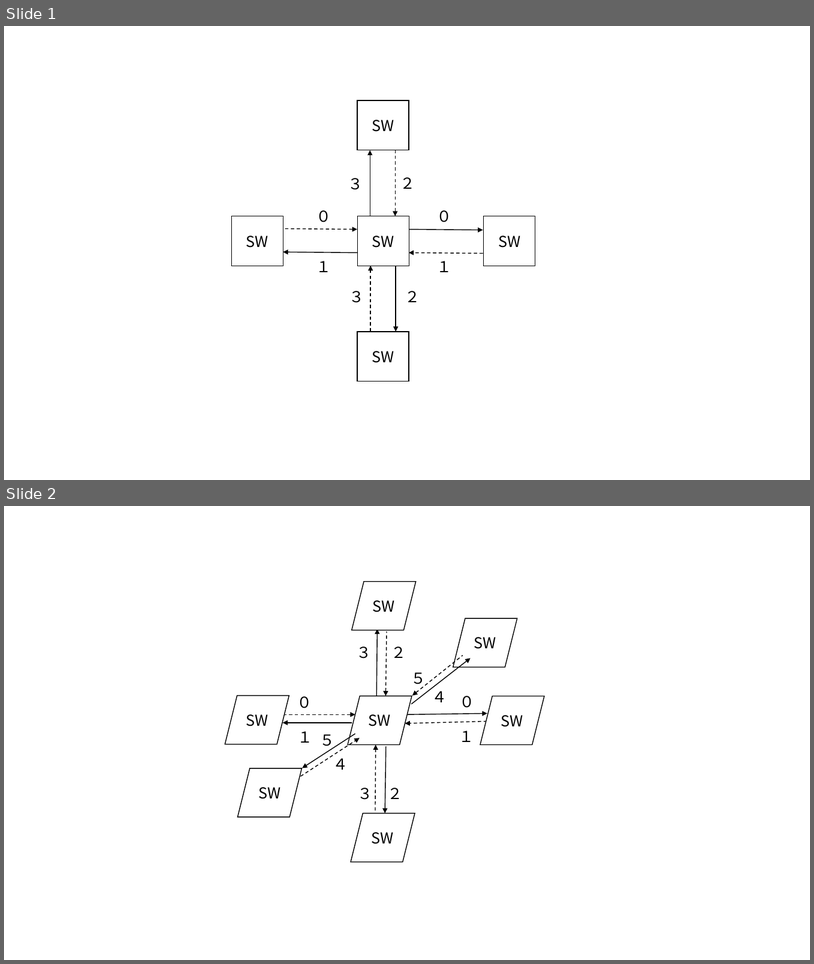
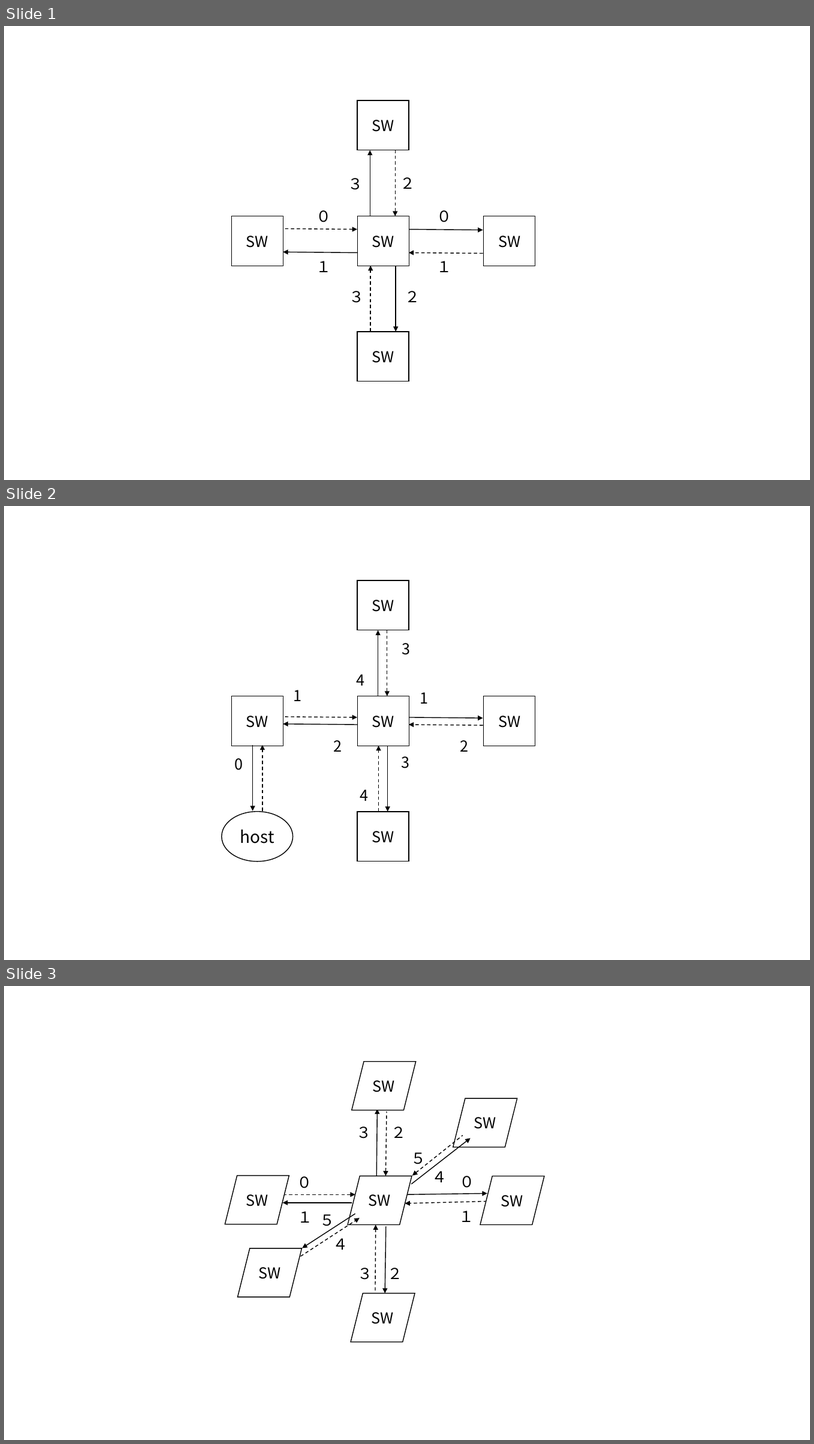
Before and after one commit to smallcat9603/traffic-pattern, a slide deck: fig/sw.pptx. Shown one above the other, each under a label of ours: slides 1 and 2 before the commit, slides 1, 2 and 3 after it. The pictures are 814x964 and 814x1444 pixels, drawn with LibreOffice and Linux fonts; fonts in the diff are those of the drawing. Boxes give left, top, right and bottom in pixels: in the first picture for what was removed or moved away, otherwise in the second. Text is boxed around its words. In the diff, an @@ line names an element or a change of style, - is before the commit and + after.

```diff
--- a/fig/sw.pptx
+++ b/fig/sw.pptx
@@ slide 2 added at (4,506,810,960), background #FFFFFF @@
@@ rectangle added at (357,580,409,630), outline #000000 1 pt, 18 pt, text #000000 @@
+SW
@@ arrow added from (378, 696) to (378, 630), #000000 1 pt @@
@@ arrow added from (387, 630) to (387, 696), #000000 1 pt dashed @@
@@ text added at (402,643,411,655), 18 pt, text #000000 @@
+3
@@ text added at (356,674,365,685), 18 pt, text #000000 @@
+4
@@ rectangle added at (231,696,283,745), outline #000000 1 pt, 18 pt, text #000000 @@
+SW
@@ text added at (294,690,302,701), 18 pt, text #000000 @@
+1
@@ rectangle added at (358,696,410,745), outline #000000 1 pt, 18 pt, text #000000 @@
+SW
@@ text added at (420,692,428,703), 18 pt, text #000000 @@
+1
@@ rectangle added at (484,696,535,745), outline #000000 1 pt, 18 pt, text #000000 @@
+SW
@@ arrow added from (284, 717) to (357, 717), #000000 1 pt dashed @@
@@ arrow added from (410, 717) to (483, 718), #000000 1 pt @@
@@ arrow added from (357, 724) to (284, 724), #000000 1 pt @@
@@ arrow added from (483, 725) to (410, 724), #000000 1 pt dashed @@
@@ arrow added from (252, 745) to (252, 811), #000000 1 pt @@
@@ arrow added from (263, 811) to (263, 745), #000000 1 pt dashed @@
@@ text added at (334,740,342,751), 18 pt, text #000000 @@
+2
@@ arrow added from (379, 811) to (379, 745), #000000 1 pt dashed @@
@@ arrow added from (388, 745) to (388, 811), #000000 1 pt @@
@@ text added at (401,756,410,768), 18 pt, text #000000 @@
+3
@@ text added at (460,740,468,751), 18 pt, text #000000 @@
+2
@@ text added at (234,758,243,770), 18 pt, text #000000 @@
+0
@@ text added at (360,789,369,801), 18 pt, text #000000 @@
+4
@@ ellipse added at (222,811,293,861), outline #000000 1 pt, 20 pt, text #000000 @@
+host
@@ rectangle added at (357,811,409,861), outline #000000 1 pt, 18 pt, text #000000 @@
+SW
@@ what was slide 2 is now slide 3 @@
```
Also in this commit, not shown: 4 other slides added, 12 other files.
